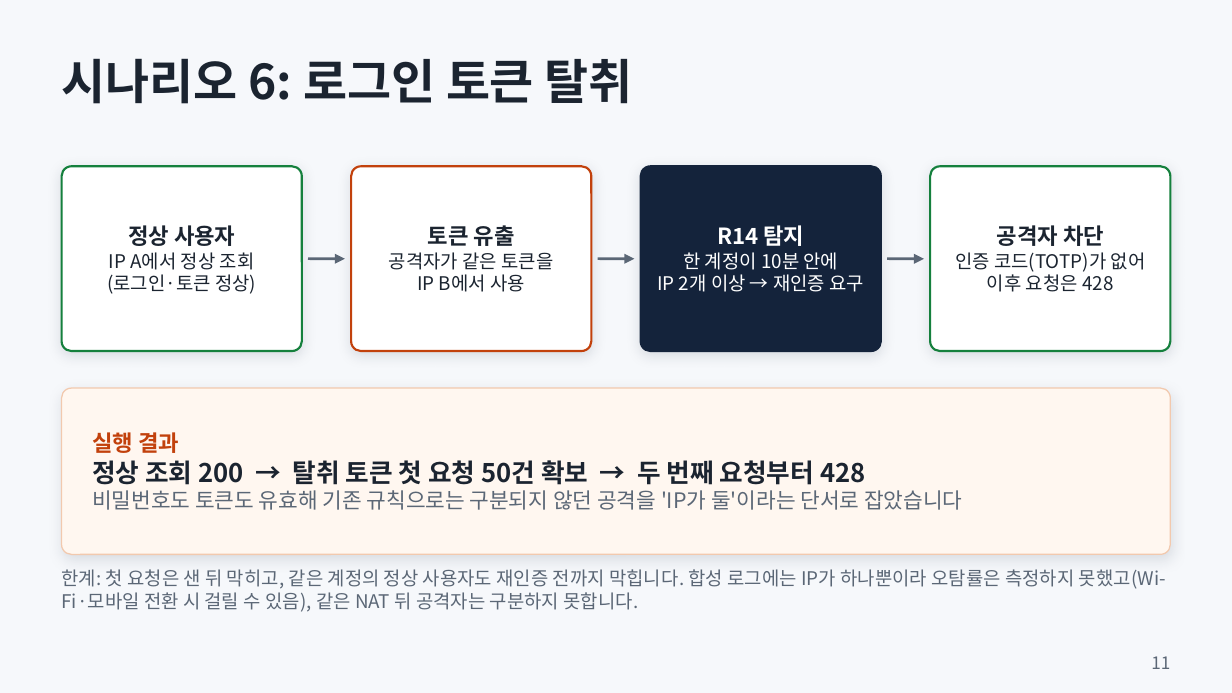
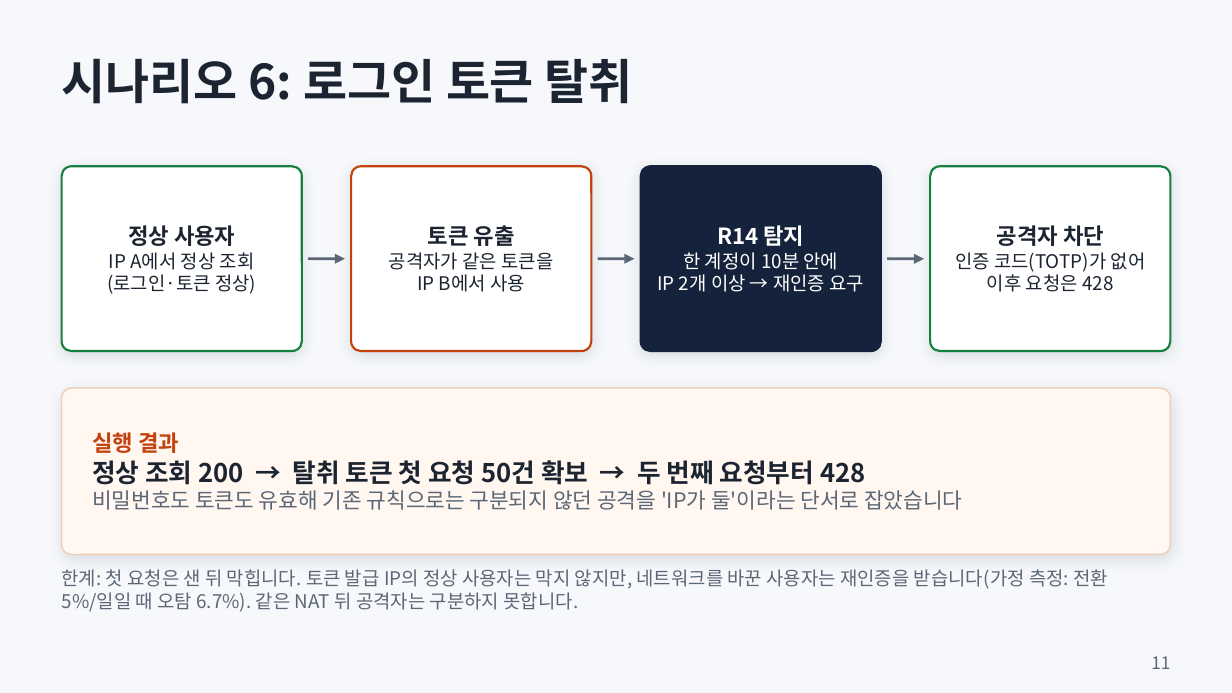
Before and after one commit to shk12170-dev/Defense-follow, a slide deck: slide 11 of docs/presentation.pptx. Drawn at 1232x693 pixels with LibreOffice and Linux fonts; fonts in the diff are those of the drawing. Boxes give left, top, right and bottom in pixels: in the first picture for what was removed or moved away, otherwise in the second. Text is boxed around its words. In the diff, an @@ line names an element or a change of style, - is before the commit and + after.

```diff
--- a/docs/presentation.pptx
+++ b/docs/presentation.pptx
@@ text at (x1=62, y1=569, x2=1108, y2=612): text changed @@
-한계: 첫 요청은 샌 뒤 막히고, 같은 계정의 정상 사용자도 재인증 전까지 막힙니다. 합성 로그에는 IP가 하나뿐이라 오탐률은 측정하지 못했고(Wi-Fi·모바일 전환 시 걸릴 수 있음), 같은 NAT 뒤 공격자는 구분하지 못합니다.
+한계: 첫 요청은 샌 뒤 막힙니다. 토큰 발급 IP의 정상 사용자는 막지 않지만, 네트워크를 바꾼 사용자는 재인증을 받습니다(가정 측정: 전환 5%/일일 때 오탐 6.7%). 같은 NAT 뒤 공격자는 구분하지 못합니다.
```
Also in this commit, not shown: 2 other slides changed, 12 other files.
